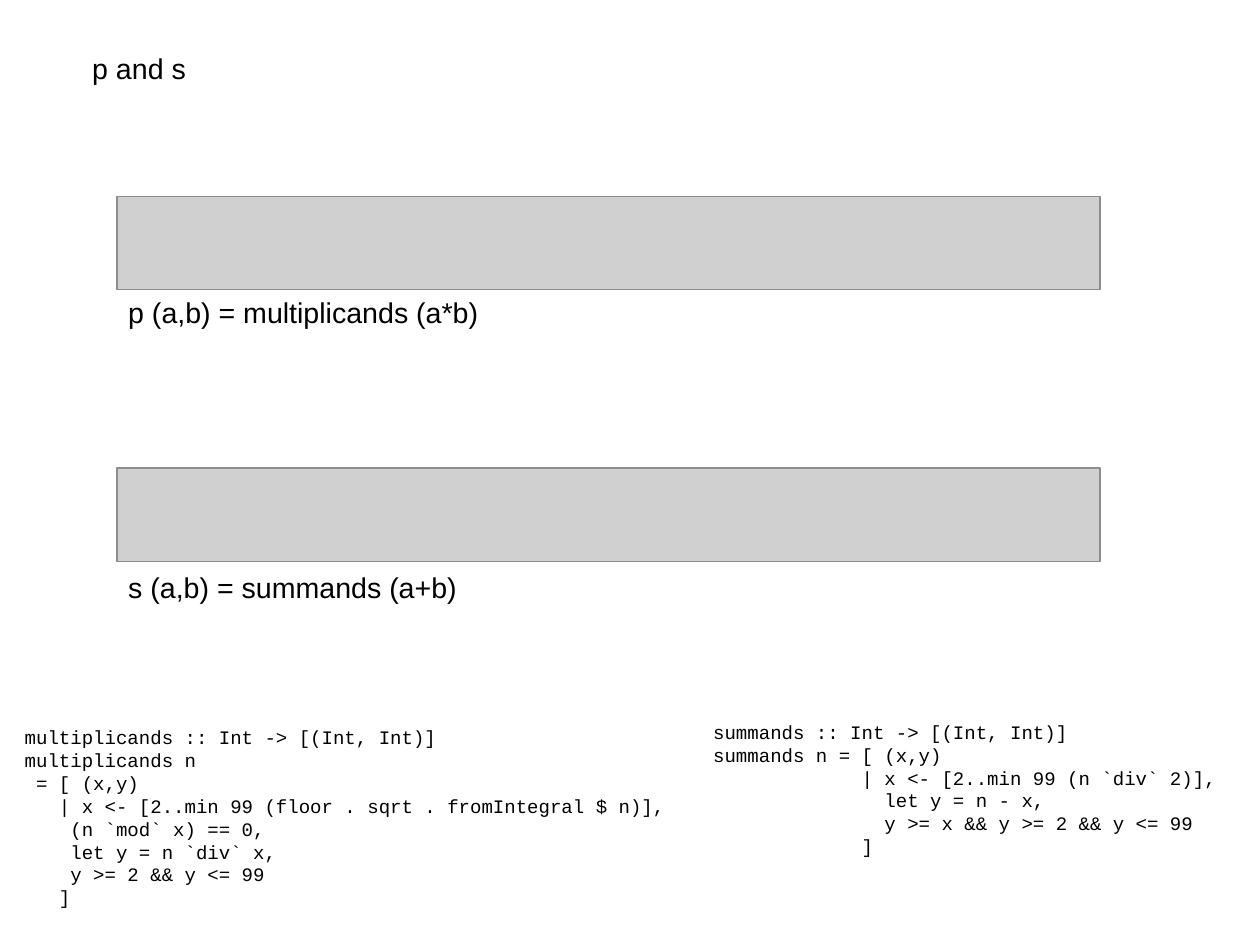
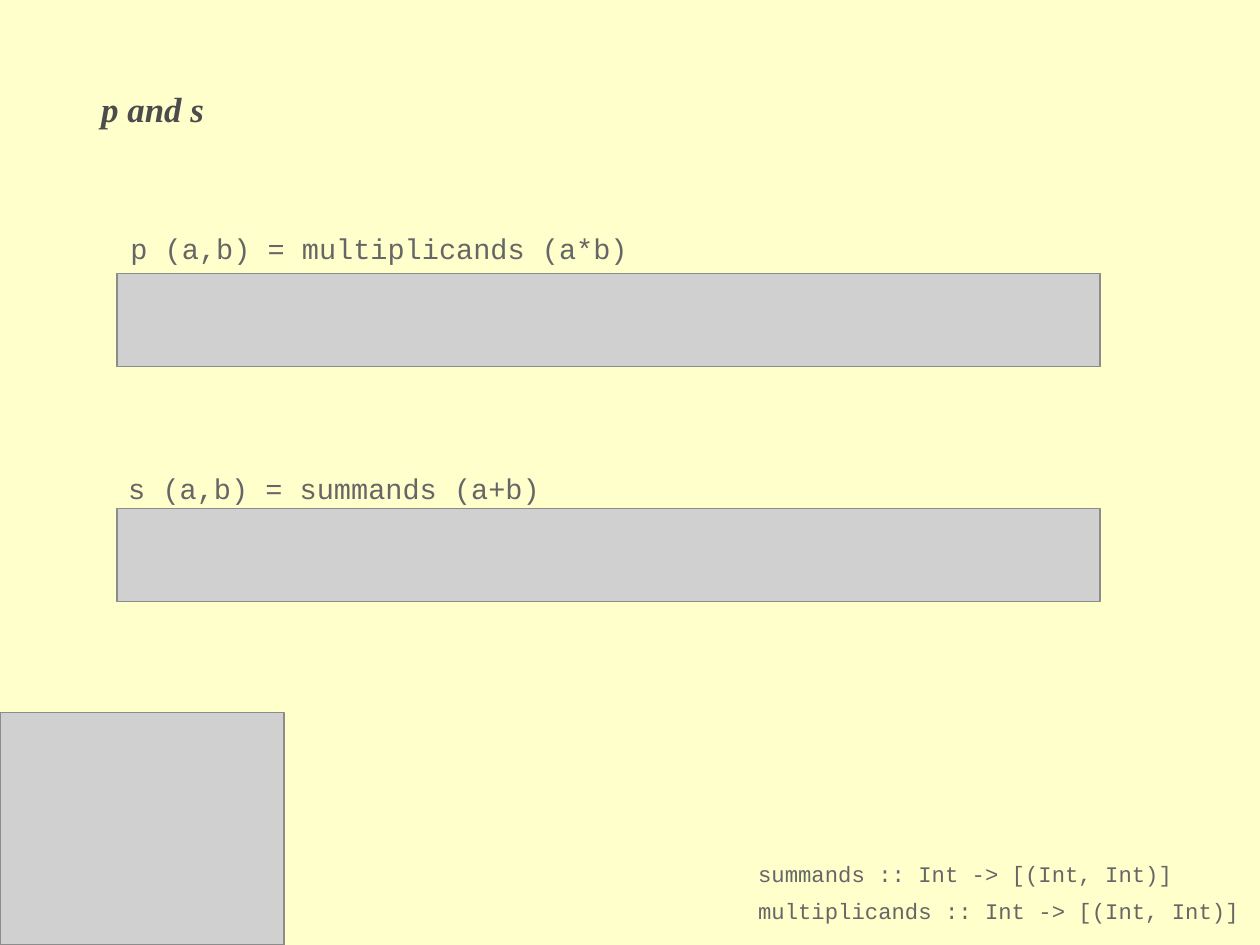
Before and after one commit to TristanAllwood/apbs_puzzle, a slide deck: slide 3 of london_hug.odp. Drawn at 1260x945 pixels with LibreOffice and Linux fonts; fonts in the diff are those of the drawing; grey boxes stand for pictures. Boxes give left, top, right and bottom in pixels: in the first picture for what was removed or moved away, otherwise in the second. Text is boxed around its words. In the diff, an @@ line names an element or a change of style, - is before the commit and + after.

```diff
--- a/london_hug.odp
+++ b/london_hug.odp
@@ background #FFFFFF to #FFFFCC @@
@@ text "p and s" moved from (x1=92, y1=58, x2=186, y2=84) to (x1=101, y1=97, x2=204, y2=129) @@
@@ text "p and s" at (x1=101, y1=97, x2=204, y2=129): size 18 to 22 pt, font Arial to Times New Roman, text colour #000000 to #4C4C4C, bold on, italic on @@
@@ text "p (a,b) = multiplicands (a*b)" at (x1=130, y1=238, x2=628, y2=265): font Arial to Courier New, text colour #000000 to #666666 @@
@@ text "p (a,b) = multiplicands (a*b)" moved from (x1=128, y1=302, x2=478, y2=329) to (x1=130, y1=238, x2=628, y2=265) @@
@@ picture moved from (x1=117, y1=197, x2=1100, y2=289) to (x1=117, y1=273, x2=1100, y2=366) @@
@@ text "s (a,b) = summands (a+b)" moved from (x1=128, y1=577, x2=456, y2=603) to (x1=128, y1=478, x2=540, y2=505) @@
@@ text "s (a,b) = summands (a+b)" at (x1=128, y1=478, x2=540, y2=505): font Arial to Courier New, text colour #000000 to #666666 @@
@@ picture moved from (x1=117, y1=468, x2=1100, y2=560) to (x1=117, y1=509, x2=1100, y2=601) @@
@@ picture added at (x1=0, y1=712, x2=284, y2=944) @@
@@ text removed at (x1=25, y1=731, x2=665, y2=885) @@
-multiplicands :: Int -> [(Int, Int)]
-multiplicands n
-= [ (x,y)
-| x <- [2..min 99 (floor . sqrt . fromIntegral $ n)],
-(n `mod` x) == 0,
-let y = n `div` x,
-y >= 2 && y <= 99
-]
@@ text removed at (x1=713, y1=726, x2=1216, y2=834) @@
-summands :: Int -> [(Int, Int)]
-summands n = [ (x,y)
-| x <- [2..min 99 (n `div` 2)],
-let y = n - x,
-y >= x && y >= 2 && y <= 99
-]
@@ text added at (x1=758, y1=866, x2=1172, y2=887), 14 pt, text #666666 @@
+summands :: Int -> [(Int, Int)]
@@ text added at (x1=758, y1=903, x2=1239, y2=924), 14 pt, text #666666 @@
+multiplicands :: Int -> [(Int, Int)]
```
Also in this commit, not shown: 8 other slides changed, 5 slides added, 5 slides removed.
